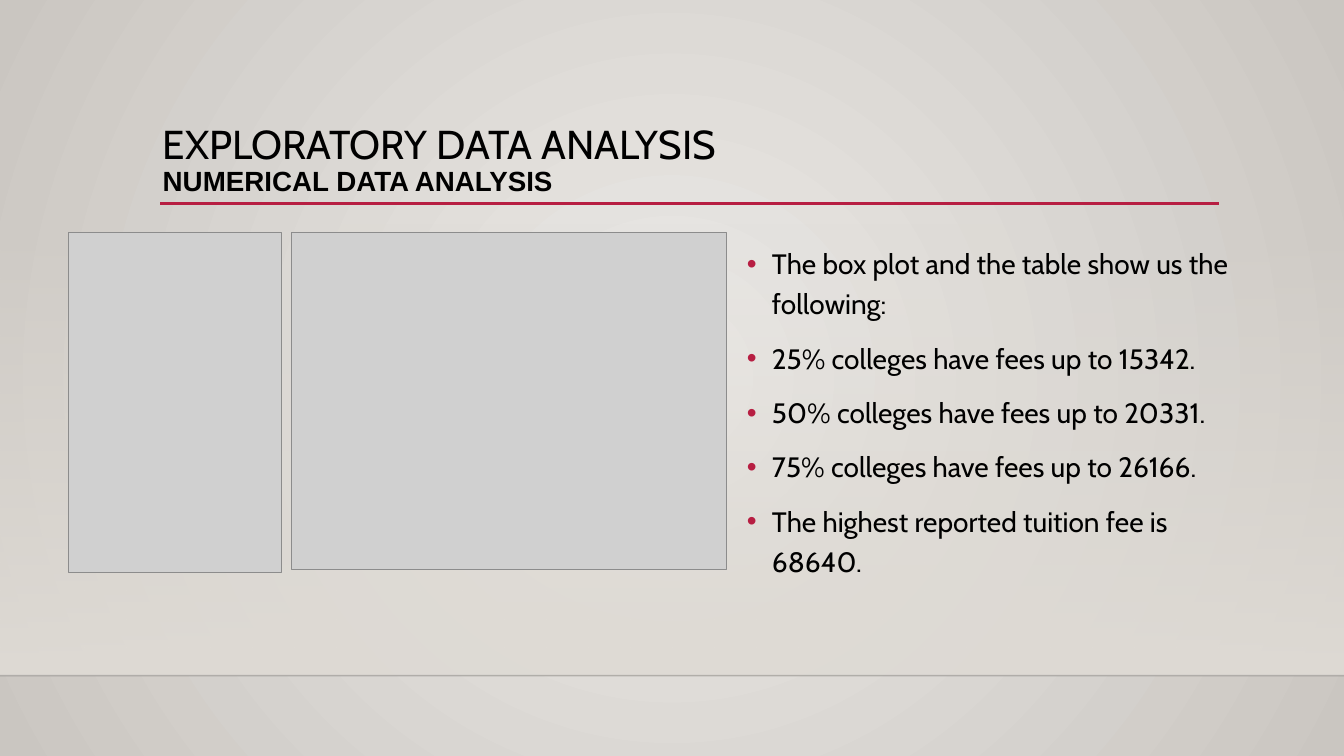
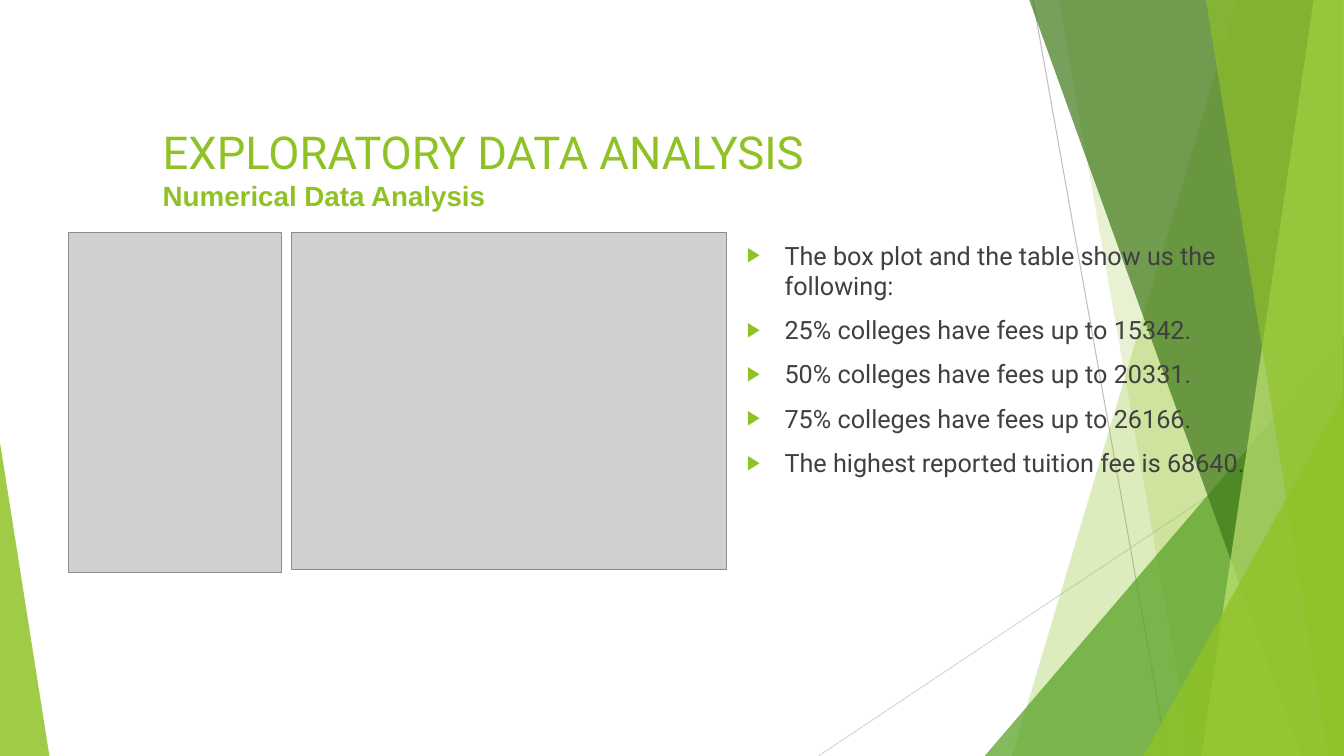
Before and after one commit to deepratnaawale/Capstone, a slide deck: slide 11 of Presentables/Clustering Colleges.pptx (slide 9 before the commit). Drawn at 1344x756 pixels with LibreOffice and Linux fonts; fonts in the diff are those of the drawing; grey boxes stand for pictures; background and template pictures are left out. Boxes give left, top, right and bottom in pixels: in the first picture for what was removed or moved away, otherwise in the second. Text is boxed around its words. In the diff, an @@ line names an element or a change of style, - is before the commit and + after.

```diff
--- a/Presentables/Clustering Colleges.pptx
+++ b/Presentables/Clustering Colleges.pptx
@@ background gradient #ECEAE7 to #CAC7C1 to #FFFFFF @@
@@ title at box(163, 136, 803, 211): text changed; size 28.8 to 32.4 pt; font Cabin to Roboto; text colour #000000 to #90C226 @@
-EXPLORATORY DATA ANALYSIS
-NUMERICAL DATA ANALYSIS
+EXPLORATORY DATA ANALYSIS
+Numerical Data Analysis
@@ line removed from (160, 204) to (1220, 204) @@
@@ rectangle removed at box(0, 223, 1344, 676) @@
@@ text "The box plot and the ..." at box(785, 242, 1244, 478): size 20 to 18 pt, font Cabin to Roboto, text colour #000000 to #404040; bullet • to ▶; line spacing 1.2 to 1; bullet colour #B71E42 to #90C226 @@
@@ group added at box(0, 0, 1344, 756): 5 freeform shapes, 3 triangles, 2 lines @@
@@ line removed from (0, 676) to (1344, 676) @@
```
Also in this commit, not shown: 11 other slides changed, 2 slides added, 1 other file.
